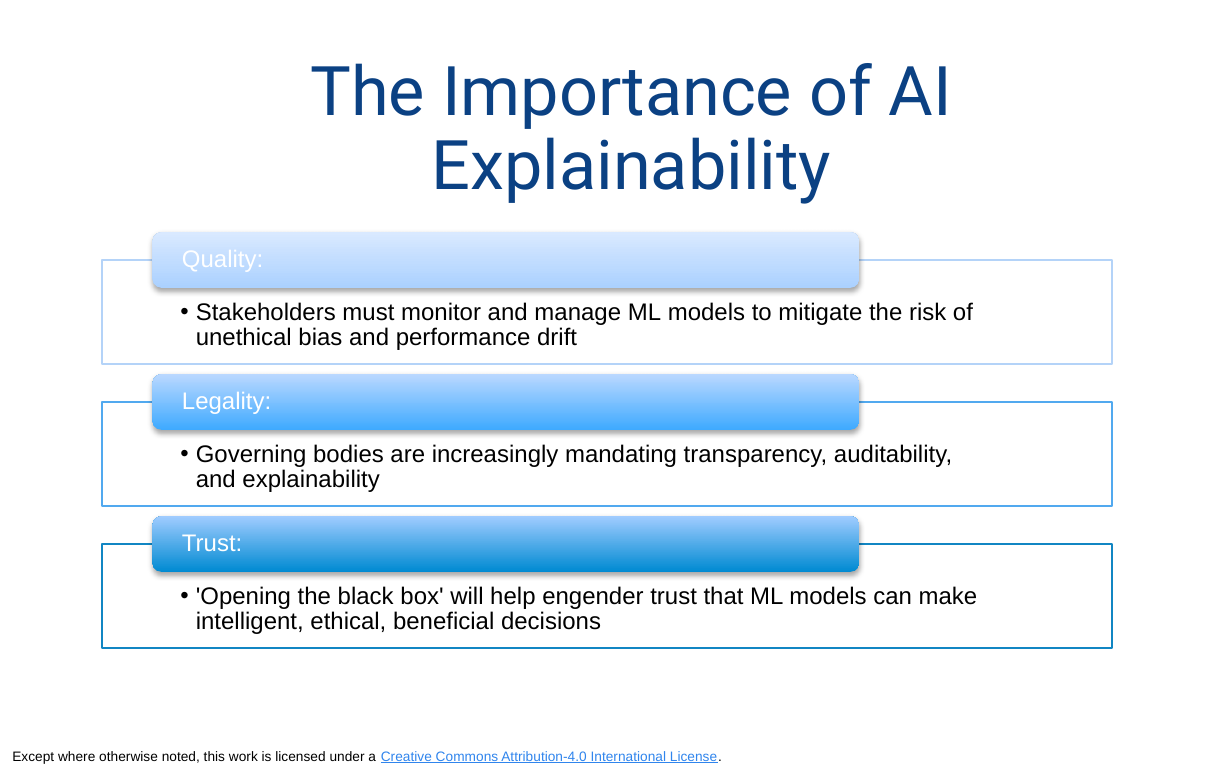
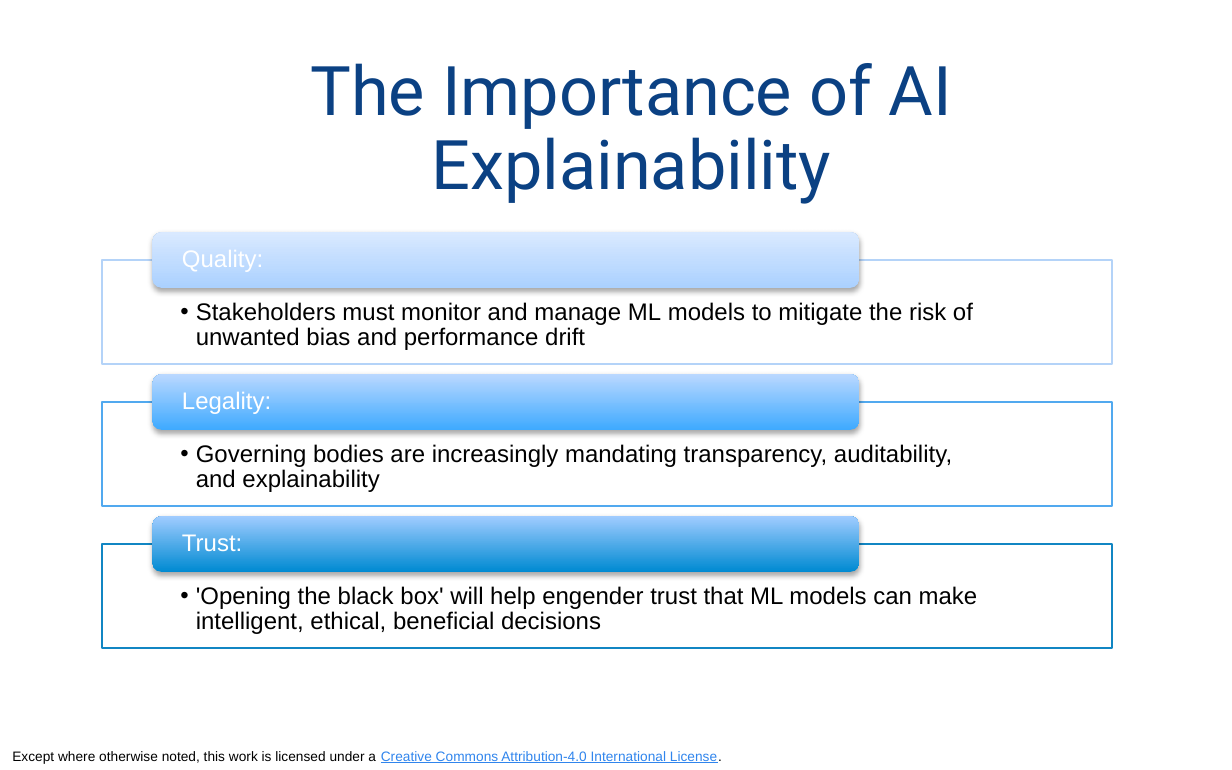
Before and after one commit to odpi/OpenDS4All, a slide deck: slide 12 of opends4all-resources/opends4all-ethics/AI-TRUST-Explainability-Aix360-intermediate.pptx (slide 11 before the commit). Drawn at 1232x770 pixels with LibreOffice and Linux fonts; fonts in the diff are those of the drawing. Boxes give left, top, right and bottom in pixels: in the first picture for what was removed or moved away, otherwise in the second. Text is boxed around its words. In the diff, an @@ line names an element or a change of style, - is before the commit and + after.

```diff
--- a/opends4all-resources/opends4all-ethics/AI-TRUST-Explainability-Aix360-intermediate.pptx
+++ b/opends4all-resources/opends4all-ethics/AI-TRUST-Explainability-Aix360-intermediate.pptx
@@ text at <box>196,302,973,350</box>: text changed @@
-  • Stakeholders must monitor and manage ML models to mitigate the risk of unethical bias and performance drift
+  • Stakeholders must monitor and manage ML models to mitigate the risk of unwanted bias and performance drift
```
Also in this commit, not shown: 5 other slides changed, 2 slides added, 1 slide removed, 1 other file.
